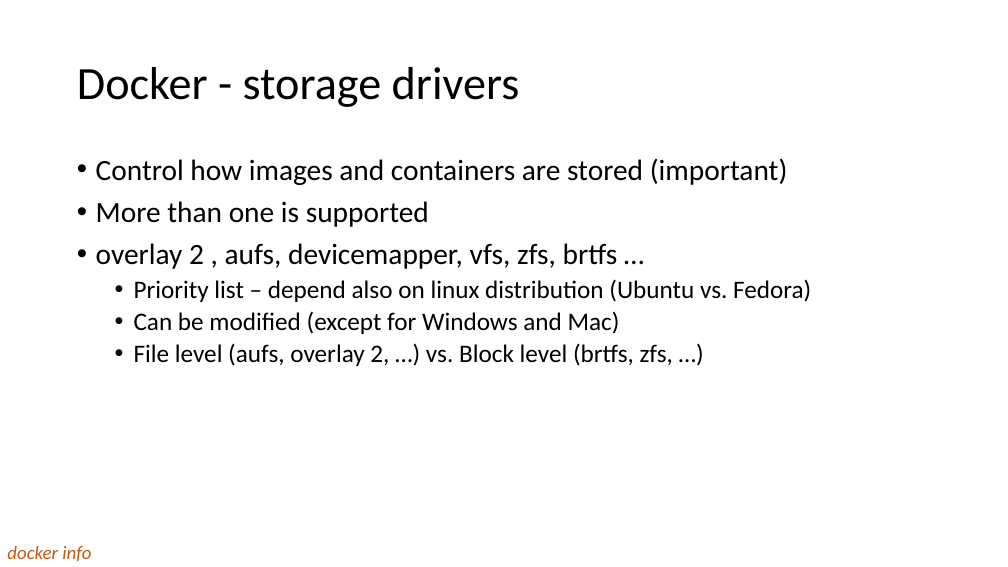
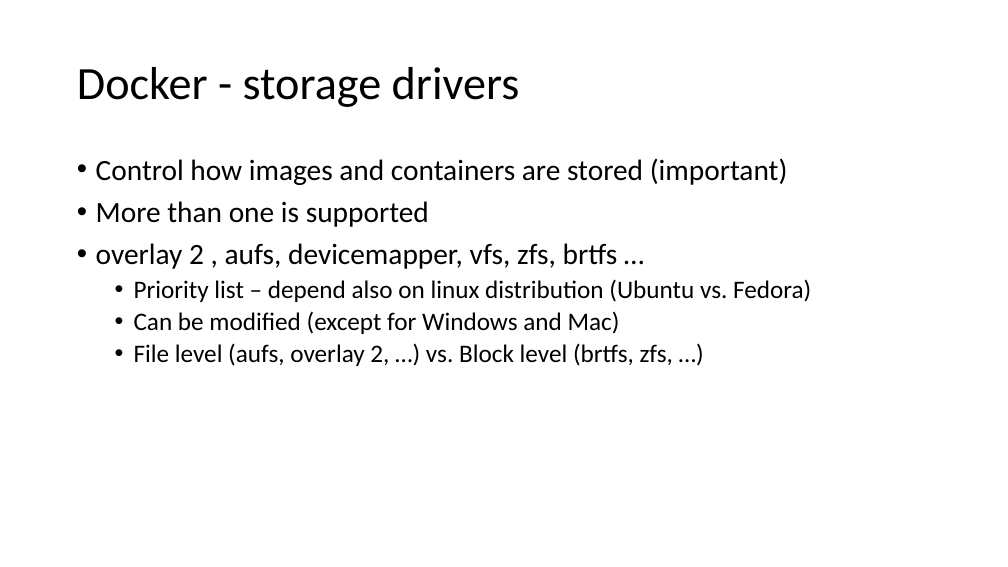
Before and after one commit to ERNICommunity/ESK-EPD-2018-Docker, a slide deck: slide 17 of src/_data/docker.pptx. Drawn at 1008x567 pixels with LibreOffice and Linux fonts; fonts in the diff are those of the drawing. Boxes give left, top, right and bottom in pixels: in the first picture for what was removed or moved away, otherwise in the second. Text is boxed around its words. In the diff, an @@ line names an element or a change of style, - is before the commit and + after.

Commit message:
Updated docker intro presentation

```diff
--- a/src/_data/docker.pptx
+++ b/src/_data/docker.pptx
@@ text removed at (7,546,91,562) @@
-docker info
```
Also in this commit, not shown: 4 other slides changed.
